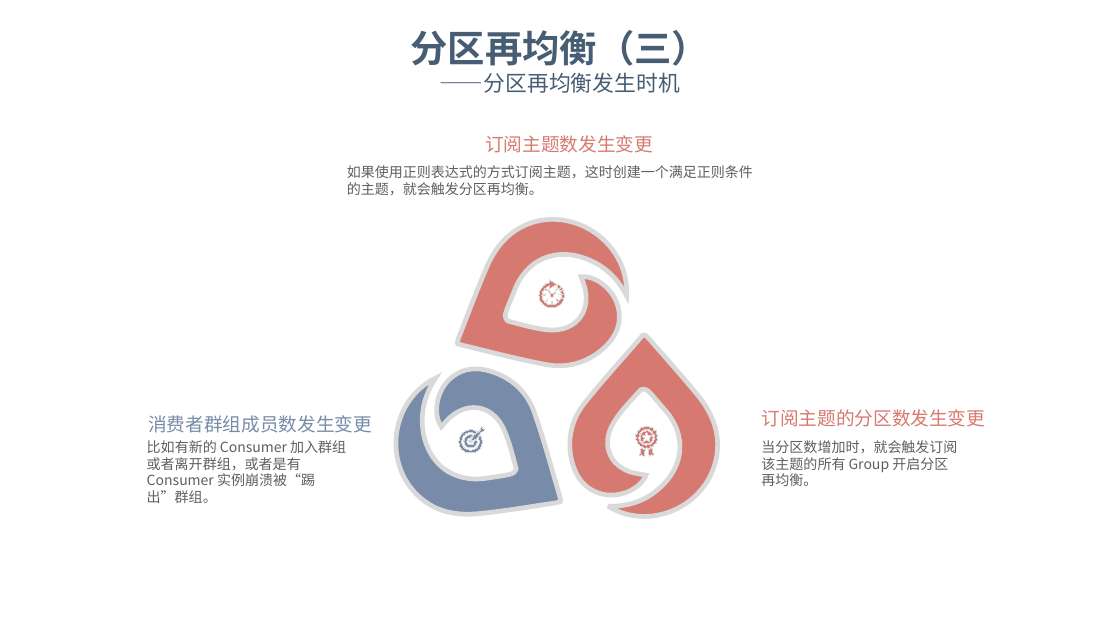
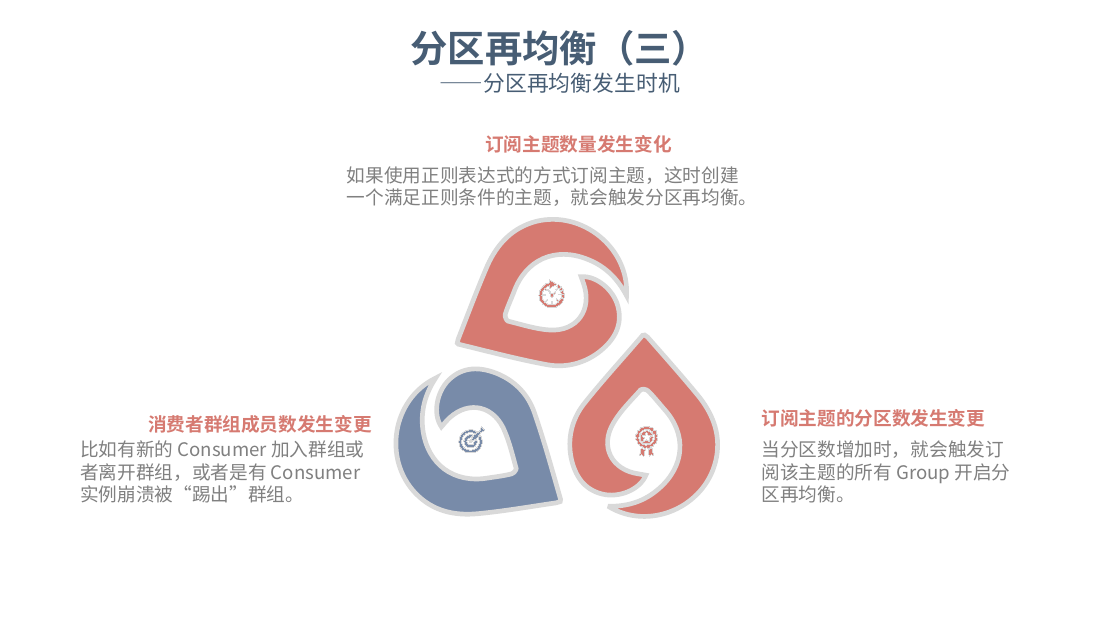
Before and after one commit to dunwu/bigdata-tutorial, a slide deck: slide 23 of assets/kafka/kafka.pptx (slide 22 before the commit). Drawn at 1120x630 pixels with LibreOffice and Linux fonts; fonts in the diff are those of the drawing; background and template pictures are left out. Boxes give left, top, right and bottom in pixels: in the first picture for what was removed or moved away, otherwise in the second. Text is boxed around its words. In the diff, an @@ line names an element or a change of style, - is before the commit and + after.

```diff
--- a/assets/kafka/kafka.pptx
+++ b/assets/kafka/kafka.pptx
@@ text at box(485, 135, 671, 153): text changed; bold on @@
-订阅主题数发生变更
+订阅主题数量发生变化
@@ text "消费者群组成员数发生变更" at box(148, 415, 372, 433): text colour #788BA9 to #D67A71, bold on @@
@@ text "订阅主题的分区数发生变更" at box(762, 409, 986, 427): bold on @@
@@ size 9 to 12 pt, text colour #5F5F5F to #808080 in 3 elements at box(347, 166, 758, 206), box(761, 440, 1011, 503), box(80, 440, 364, 503) @@
@@ text "比如有新的 Consumer 加入群组或者离开群组，或者是有 Consumer 实例崩溃被“踢出”群组。": place and size @@
-text "比如有新的 Consumer 加入群组或者离开群组，或者是有 Consumer 实例崩溃被“踢出”群组。" at box(147, 440, 346, 503)
+text "比如有新的 Consumer 加入群组或者离开群组，或者是有 Consumer 实例崩溃被“踢出”群组。" at box(80, 440, 364, 503)
```
Also in this commit, not shown: 19 other slides changed, 2 slides added, 2 slides removed.
